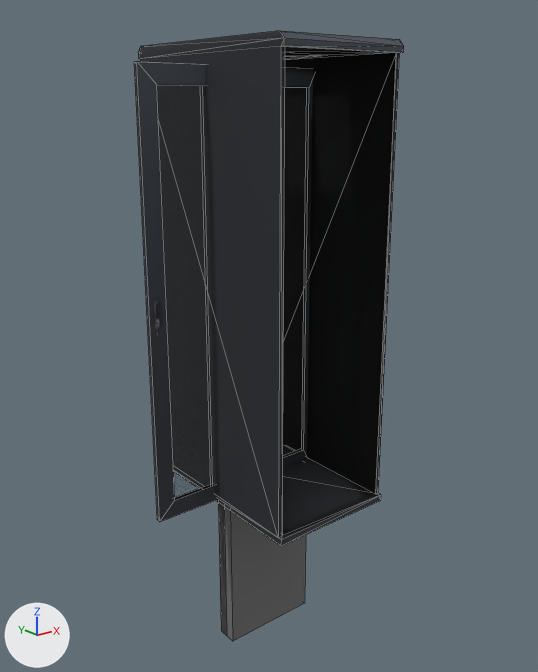
The FBX model Assets/Equipment/Work/XinjiangPro/Equipment/object1/jigui002.FBX, before and after one commit.
Rendered twice from a 50 mm camera at (-2.04, -2.59, 1.77) aimed at (-0.01, -0.05, 0.75). Lighting does not change. The marker at lower left points along +X, +Y and +Z. Mesh edges are drawn as thin lines. Where no turn or scale is listed for an object, it has been applied to the vertices.

The older version as bpy lines, for what is in view:
```python
ob_fuwuqi002 = bpy.data.objects.new('fuwuqi002', me_mesh_004)
ob_fuwuqi002.location = (0.0, 0.0, 0.0)
ob_fuwuqi003 = bpy.data.objects.new('fuwuqi003', me_mesh_005)
ob_fuwuqi003.location = (0.0, 0.0, 0.0)
ob_jigui001_body = bpy.data.objects.new('jigui001_body', me_mesh)
ob_jigui001_body.location = (0.0, 0.0, 0.0)
ob_jigui001_door = bpy.data.objects.new('jigui001_door', me_mesh_001)
ob_jigui001_door.location = (0.0, 0.0, 0.0)
ob_jigui001_doorr = bpy.data.objects.new('jigui001_doorR', me_mesh_003)
ob_jigui001_doorr.location = (0.0, 0.0, 0.0)
```
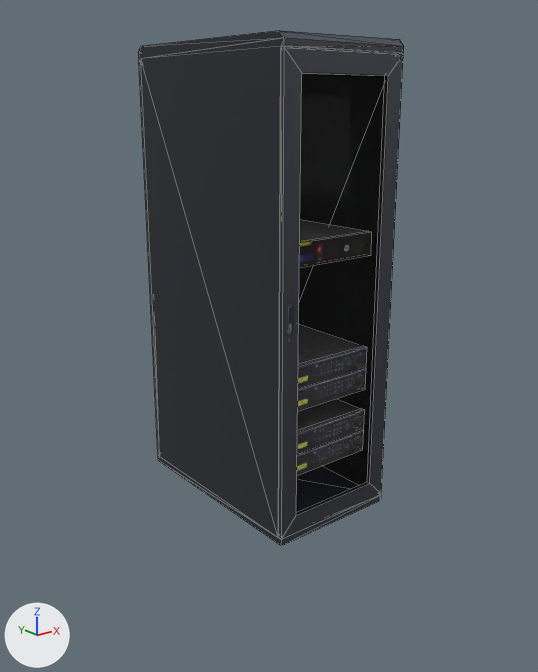
Where the newer file only moved an object's origin or applied its transform, the numbers keep the older frame.

Edits to the bpy script that builds the scene:
```text
Add img_fuwuqi001_jpg:
    img_fuwuqi001_jpg = load_image('fuwuqi001.jpg', '../Textures/fuwuqi001.jpg', 1024, 256, 'sRGB')
Add mat_fuwuqi001:
    mat_fuwuqi001 = principled_material('fuwuqi001')
    mat_fuwuqi001.texture = img_fuwuqi001_jpg
    mat_fuwuqi001.roughness = 0.859
Change me_mesh:
    where me_mesh.from_pydata(...)  # 44 vertices, 86 faces; spans x -0.3..0.3, y -0.5..0.5, z 0.0..2.0
    used by ob_jigui001_body; location = (0.0, 0.0, 0.0)
    me_mesh part 2: edges marked sharp go from 33 to 0
Change me_mesh_005:
    used by ob_fuwuqi003; location = (0.0, 0.0, 0.0)
    remove me_mesh_005.from_pydata(...)  # 16 vertices, 12 faces; spans x -0.25..0.25, y 0.0..0.05, z -0.8..0.02
    remove me_mesh_005.materials.append(mat_fuwuqi003)  # picture img_fuwuqi003_jpg
    add me_mesh_005.from_pydata(...)  # 16 vertices, 12 faces; spans x -0.25..0.25, y -0.02..0.8, z -0.05..0.05
    me_mesh_005 part 1: the whole mesh is rebuilt
    add me_mesh_005.materials.append(mat_fuwuqi002)  # picture img_fuwuqi002_jpg
Change me_mesh_004:
    where me_mesh_004.from_pydata(...)  # 16 vertices, 12 faces; spans x -0.25..0.25, y -0.05..0.05, z -0.8..0.02
    used by ob_fuwuqi002; location = (0.0, 0.0, 0.0)
    me_mesh_004 part 4: the whole mesh is turned 90 degrees about the x axis through the mesh origin
Change me_mesh_001:
    where me_mesh_001.from_pydata(...)  # 16 vertices, 14 faces; spans x -0.6..0.0, y -0.02..0.0, z 0.0..1.91
    used by ob_jigui001_door; location = (0.0, 0.0, 0.0)
    me_mesh_001 part 3: the whole mesh is moved by (0.3, -0.48, 0.04)
Add me_mesh_008:
    me_mesh_008.from_pydata(...)  # 16 vertices, 12 faces; spans x -0.25..0.25, y -0.02..0.8, z -0.05..0.05
    # faces by material slot: [1, 11]
    me_mesh_008.materials.append(mat_fuwuqi002)  # picture img_fuwuqi002_jpg
    me_mesh_008.materials.append(mat_fuwuqi_body)  # dark grey #6e6e6e
Add me_mesh_004_1:
    me_mesh_004_1.from_pydata(...)  # 16 vertices, 12 faces; spans x -0.25..0.25, y -0.02..0.8, z -0.05..0.05
    # faces by material slot: [1, 11]
    me_mesh_004_1.materials.append(mat_fuwuqi001)  # picture img_fuwuqi001_jpg
    me_mesh_004_1.materials.append(mat_fuwuqi_body)  # dark grey #6e6e6e
Change ob_fuwuqi003:
    ob_fuwuqi003.location: (0.0, 0.0, 0.0) -> (0.0, -0.4, 0.394)
Change ob_fuwuqi002:
    ob_fuwuqi002.location: (0.0, 0.0, 0.0) -> (0.0, -0.4, 0.293)
Add ob_fuwuqi005:
    ob_fuwuqi005 = bpy.data.objects.new('fuwuqi005', me_mesh_008)
    ob_fuwuqi005.location = (0.0, -0.4, 0.591)
Add ob_fuwuqi004:
    ob_fuwuqi004 = bpy.data.objects.new('fuwuqi004', me_mesh_008.copy())
    ob_fuwuqi004.location = (0.0, -0.4, 0.692)
Add ob_fuwuqi001:
    ob_fuwuqi001 = bpy.data.objects.new('fuwuqi001', me_mesh_004_1)
    ob_fuwuqi001.location = (0.0, -0.4, 1.199)
```

Location of each change, (x1, y1, x2, y2) in pixels of the pictures (538 x 672 px):
'jigui001_door', mesh moved: before (134, 61, 216, 522); after (278, 47, 403, 539)
'fuwuqi002', mesh turned, moved: before (218, 502, 306, 641); after (297, 430, 364, 476)
'fuwuqi004', added (black): after (298, 325, 367, 389)
    faces in mat_fuwuqi002 (picture img_fuwuqi002_jpg): (298, 347, 367, 389)
    faces in mat_fuwuqi_body (dark grey #6e6e6e): (298, 325, 366, 366)
'fuwuqi003', reshaped, moved: before (218, 504, 227, 634); after (297, 399, 365, 454)
'fuwuqi001', added (black): after (299, 220, 372, 268)
    faces in mat_fuwuqi001 (picture img_fuwuqi001_jpg): (299, 232, 372, 268)
    faces in mat_fuwuqi_body (dark grey #6e6e6e): (300, 220, 371, 242)
'fuwuqi005', added (black): after (298, 368, 366, 411)
    faces in mat_fuwuqi002 (picture img_fuwuqi002_jpg): (298, 369, 366, 411)
part 2 of me_mesh, shading changed: (138, 30, 404, 546) in both
'jigui001_doorR', unchanged, covered by the edit: before (283, 67, 313, 466); after (139, 60, 160, 455)
